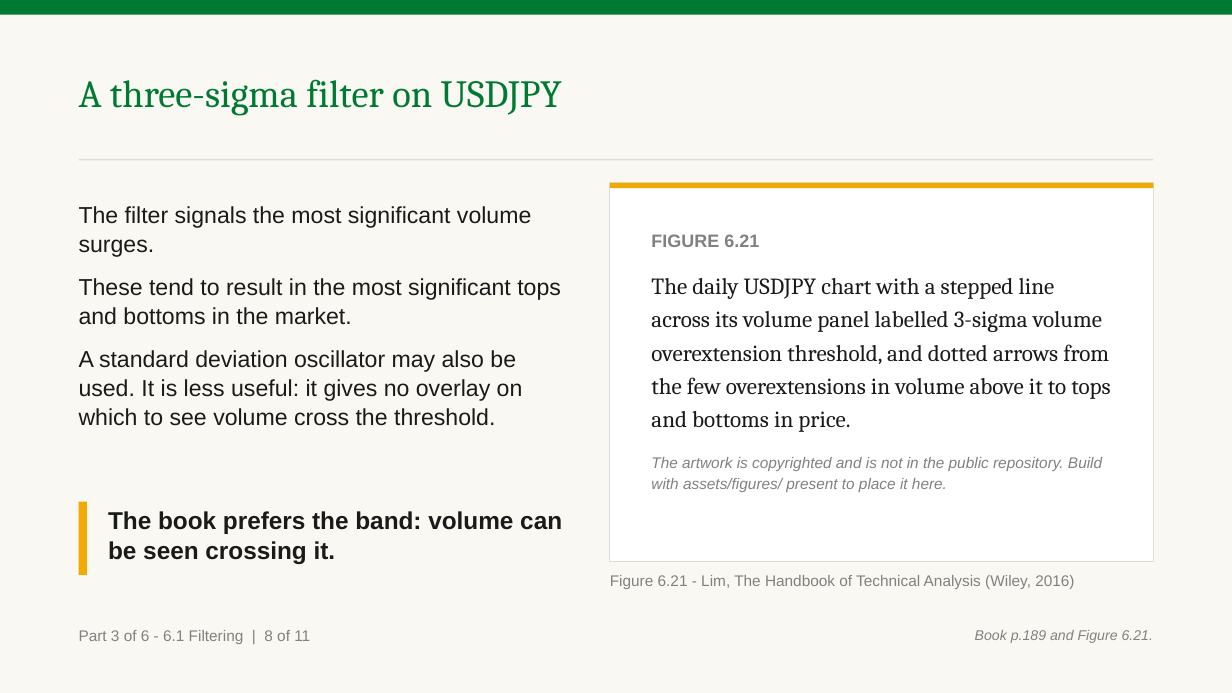
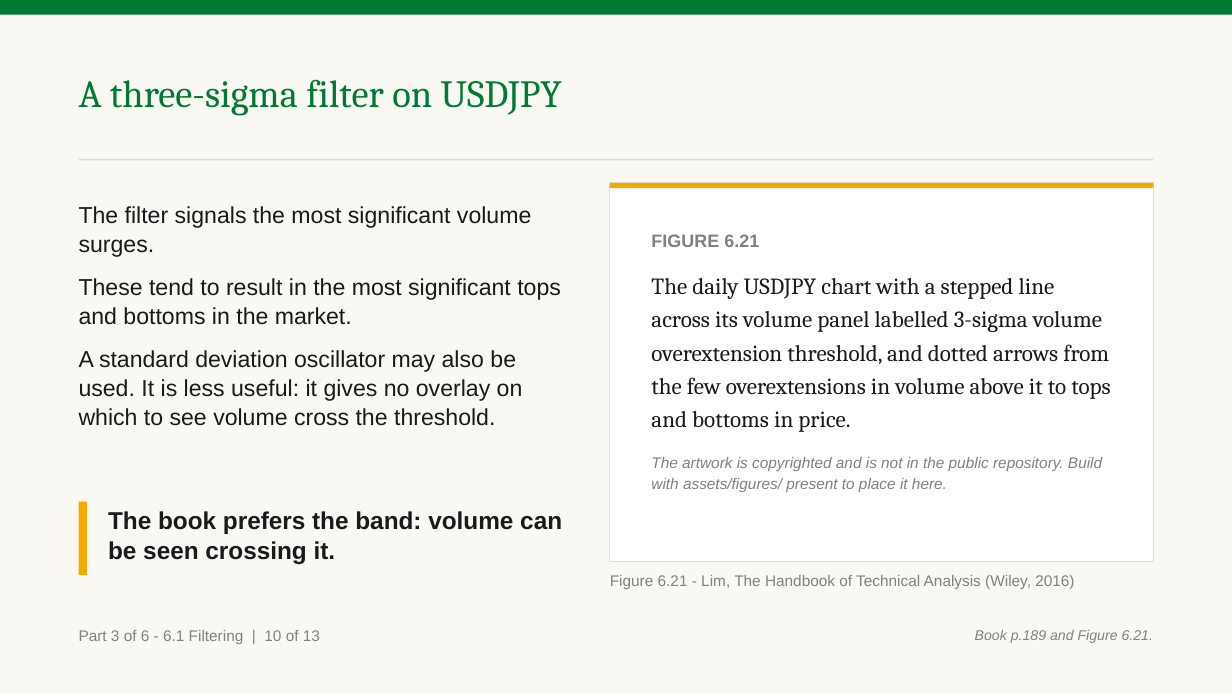
Before and after one commit to benjiesotelo-sudo/Telos_FIN1209, a slide deck: slide 62 of chapter-06/FIN1209-Chapter-06.pptx (slide 60 before the commit). Drawn at 1232x693 pixels with LibreOffice and Linux fonts; fonts in the diff are those of the drawing. Boxes give left, top, right and bottom in pixels: in the first picture for what was removed or moved away, otherwise in the second. Text is boxed around its words. In the diff, an @@ line names an element or a change of style, - is before the commit and + after.

```diff
--- a/chapter-06/FIN1209-Chapter-06.pptx
+++ b/chapter-06/FIN1209-Chapter-06.pptx
@@ text at [79, 630, 320, 644]: text changed @@
-Part 3 of 6 - 6.1 Filtering | 8 of 11
+Part 3 of 6 - 6.1 Filtering | 10 of 13
```
Also in this commit, not shown: 10 other slides changed, 2 slides added, 2 other files.
